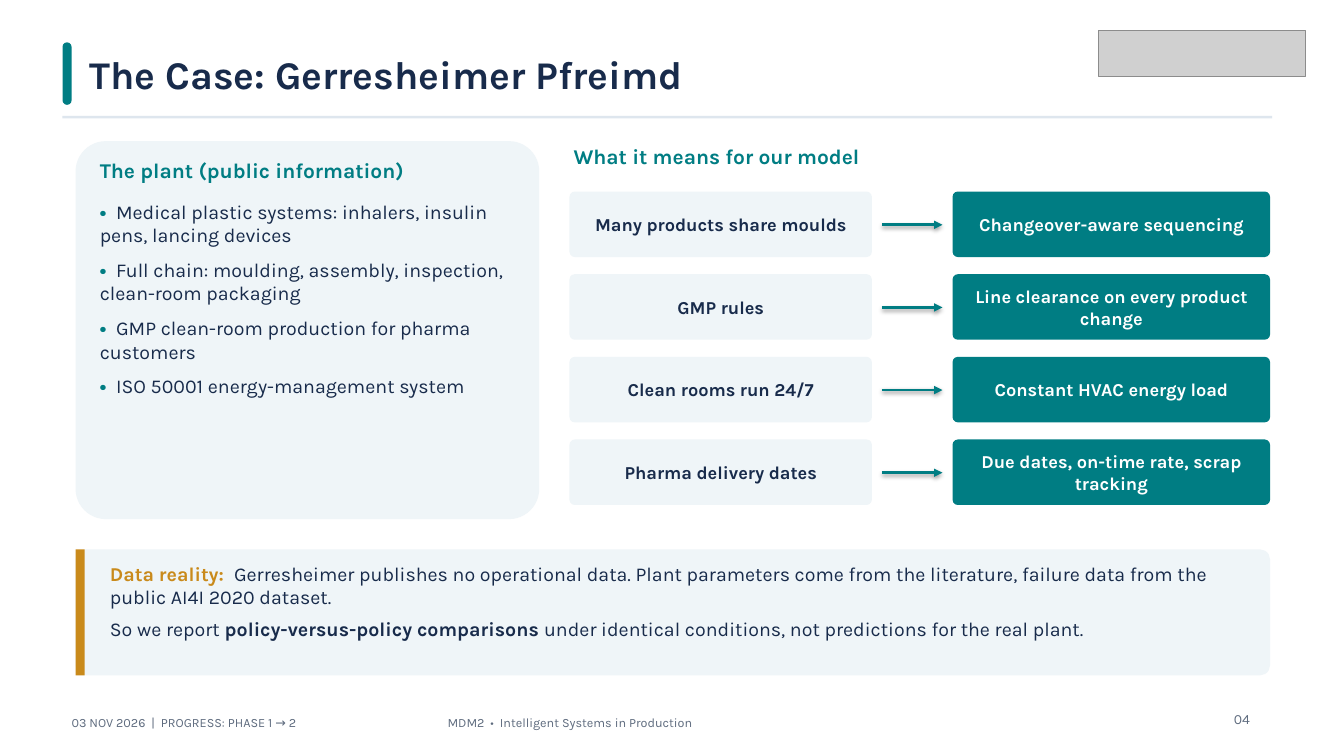
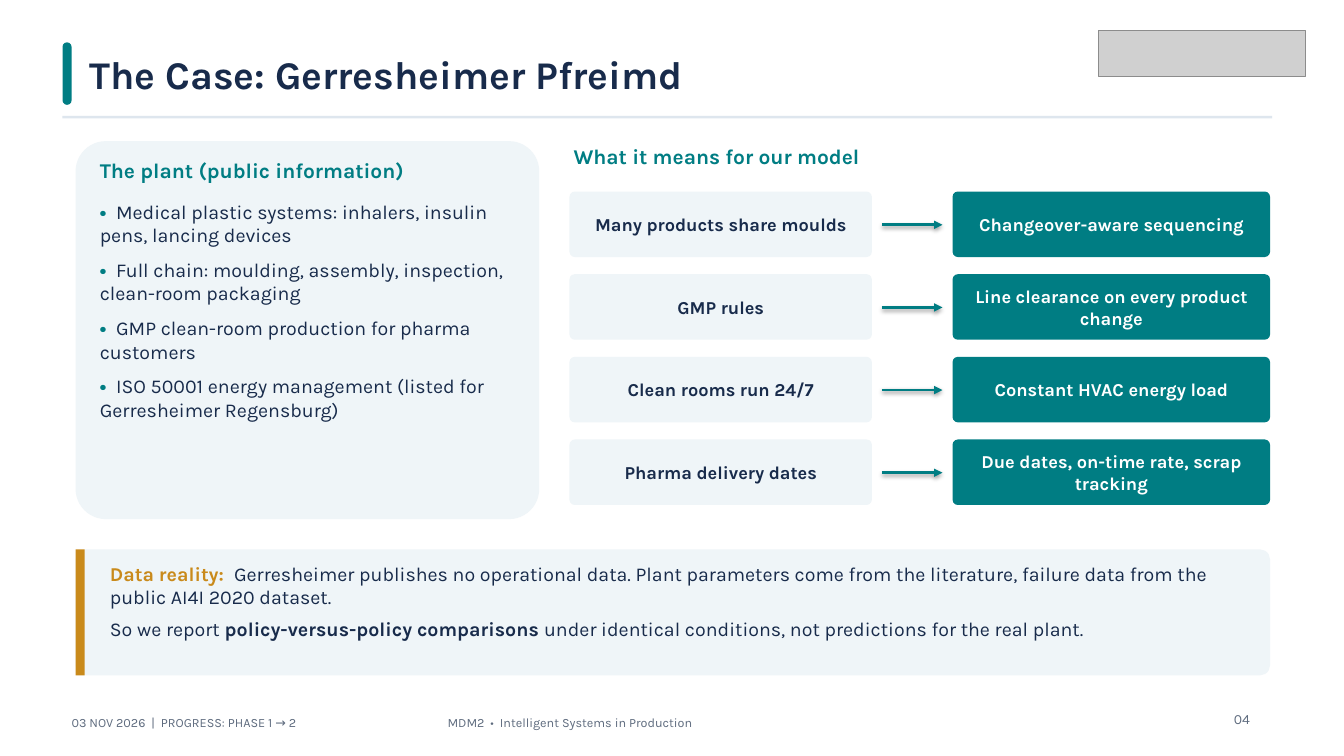
Before and after one commit to MaheshBhushan/Case-Study-Intelligent-Systems, a slide deck: slide 4 of Progress_Presentation_Gerresheimer_Pfreimd.pptx. Drawn at 1344x756 pixels with LibreOffice and Linux fonts; fonts in the diff are those of the drawing; grey boxes stand for pictures. Boxes give left, top, right and bottom in pixels: in the first picture for what was removed or moved away, otherwise in the second. Text is boxed around its words. In the diff, an @@ line names an element or a change of style, - is before the commit and + after.

Commit message:
Simulation v2: 12-press plant with mould copies, crews, press failure modes, energy by drive type, OEE, camera errors, QA release; non-ML PM rule baseline; re-tuned and re-evaluated on 100 held-out scenarios

```diff
--- a/Progress_Presentation_Gerresheimer_Pfreimd.pptx
+++ b/Progress_Presentation_Gerresheimer_Pfreimd.pptx
@@ text at (100, 379, 484, 422): text changed @@
-• ISO 50001 energy-management system
+• ISO 50001 energy management (listed for Gerresheimer Regensburg)
```
Also in this commit, not shown: 2 other slides changed, 23 other files.
